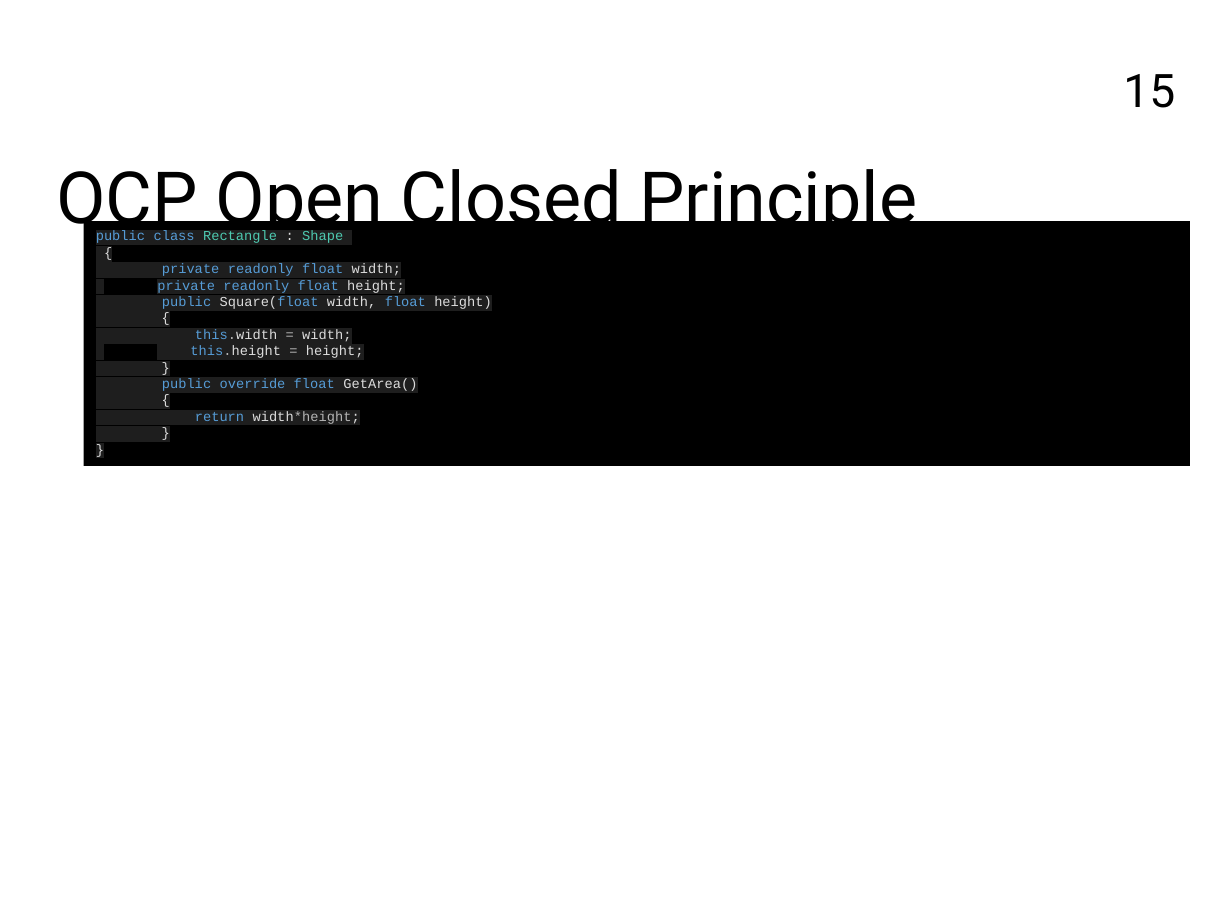
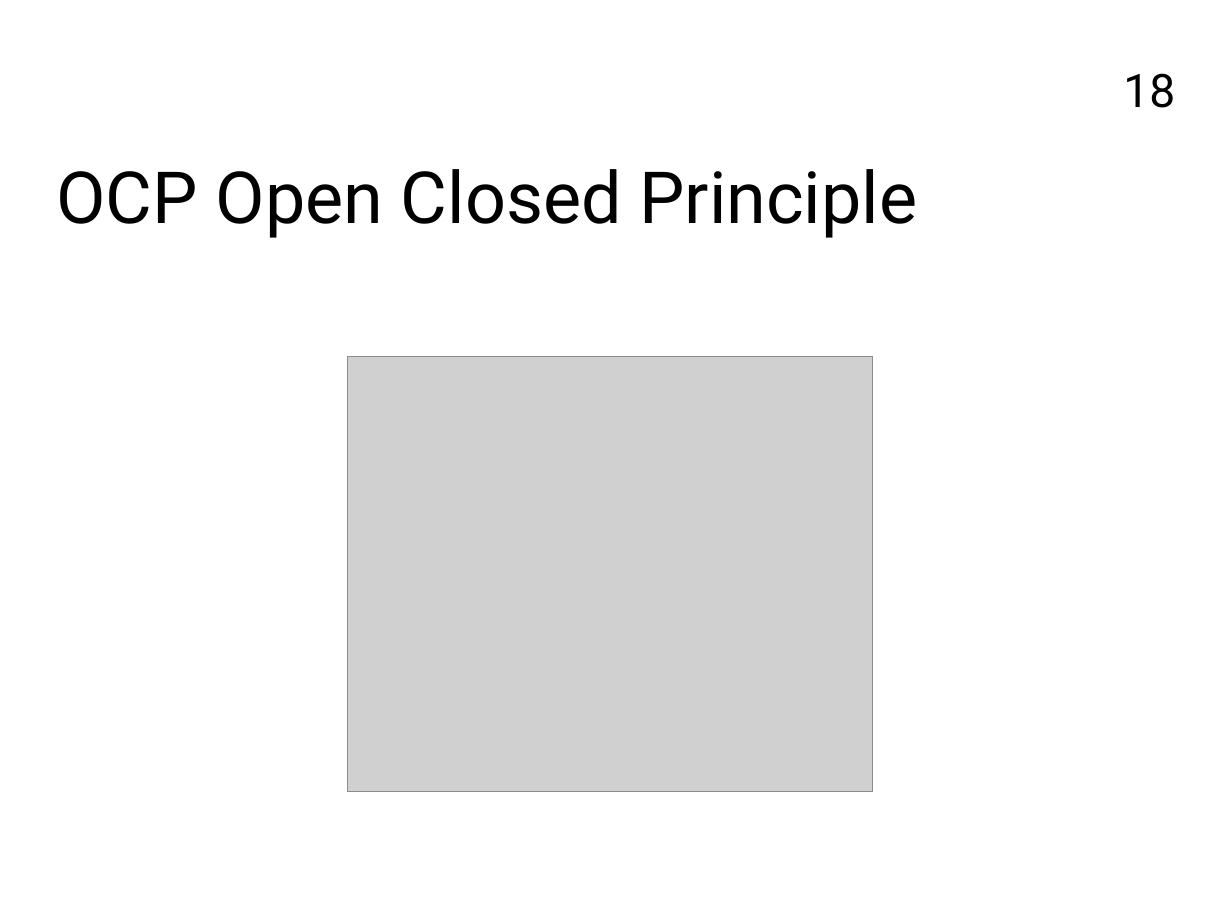
Before and after one commit to FrancoMelandri/SOLID, a slide deck: slide 18 of docs/solid.pptx (slide 15 before the commit). Drawn at 1232x924 pixels with LibreOffice and Linux fonts; fonts in the diff are those of the drawing; grey boxes stand for pictures. Boxes give left, top, right and bottom in pixels: in the first picture for what was removed or moved away, otherwise in the second. Text is boxed around its words. In the diff, an @@ line names an element or a change of style, - is before the commit and + after.

Commit message:
removing OCP snippets introducing carbon images

```diff
--- a/docs/solid.pptx
+++ b/docs/solid.pptx
@@ page number at (x1=1123, y1=73, x2=1175, y2=108): text changed @@
-15
+18
@@ rectangle removed at (x1=84, y1=222, x2=1190, y2=467) @@
-public class Rectangle : Shape
-{
-private readonly float width;
-private readonly float height;
-public Square(float width, float height)
-{
-this.width = width;
-this.height = height;
-}
-public override float GetArea()
-{
-return width*height;
-}
-}
@@ picture added at (x1=347, y1=356, x2=872, y2=791) @@
```
Also in this commit, not shown: 9 other slides changed, 5 slides added.
